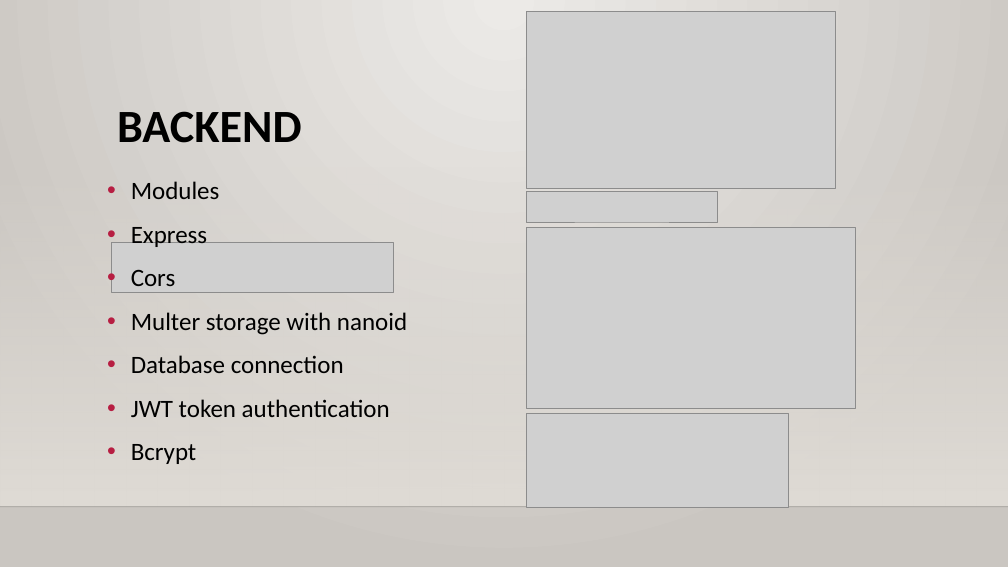
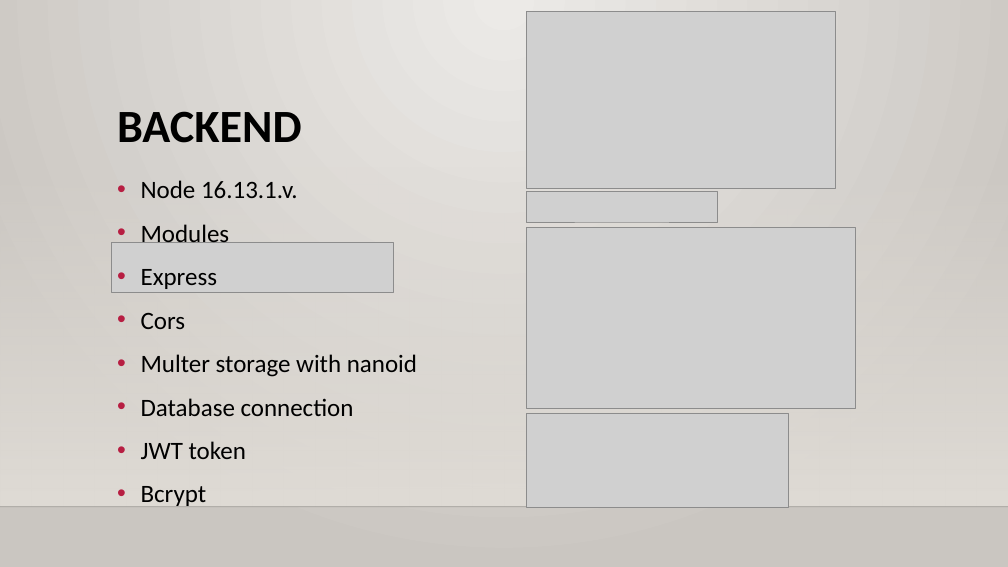
Before and after one commit to MoriczJanos113C/TechShop, a slide deck: slide 5 of project dokumentumok/Projekt bemutató.pptx. Drawn at 1008x567 pixels with LibreOffice and Linux fonts; fonts in the diff are those of the drawing; grey boxes stand for pictures; background and template pictures are left out. Boxes give left, top, right and bottom in pixels: in the first picture for what was removed or moved away, otherwise in the second. Text is boxed around its words. In the diff, an @@ line names an element or a change of style, - is before the commit and + after.

```diff
--- a/project dokumentumok/Projekt bemutató.pptx
+++ b/project dokumentumok/Projekt bemutató.pptx
@@ text "Node 16.13.1.v.": place and size @@
-text "Node 16.13.1.v." at (131, 181, 407, 464)
+text "Node 16.13.1.v." at (141, 180, 417, 507)
@@ text at (141, 180, 298, 198): paragraph added @@
+• Node 16.13.1.v.
@@ text at (141, 441, 246, 459): text changed @@
-• JWT token authentication
+• JWT token
```
Also in this commit, not shown: 7 other slides changed, 2 slides added, 1 slide removed, 22 other files.
